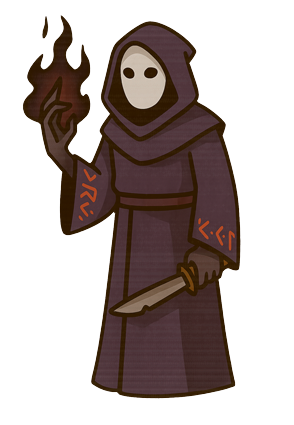
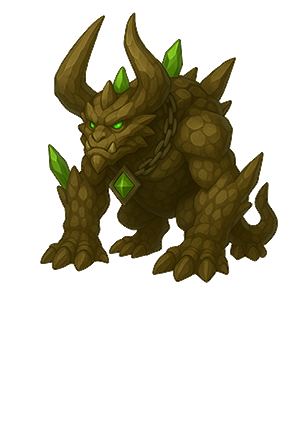
Layers edited between the first and the second 294 × 425 image:
added layer "Golem2" above "Boss_Stone_Golem" over <box>40,12,278,283</box>
hid "Lager 9" over <box>22,12,241,399</box>